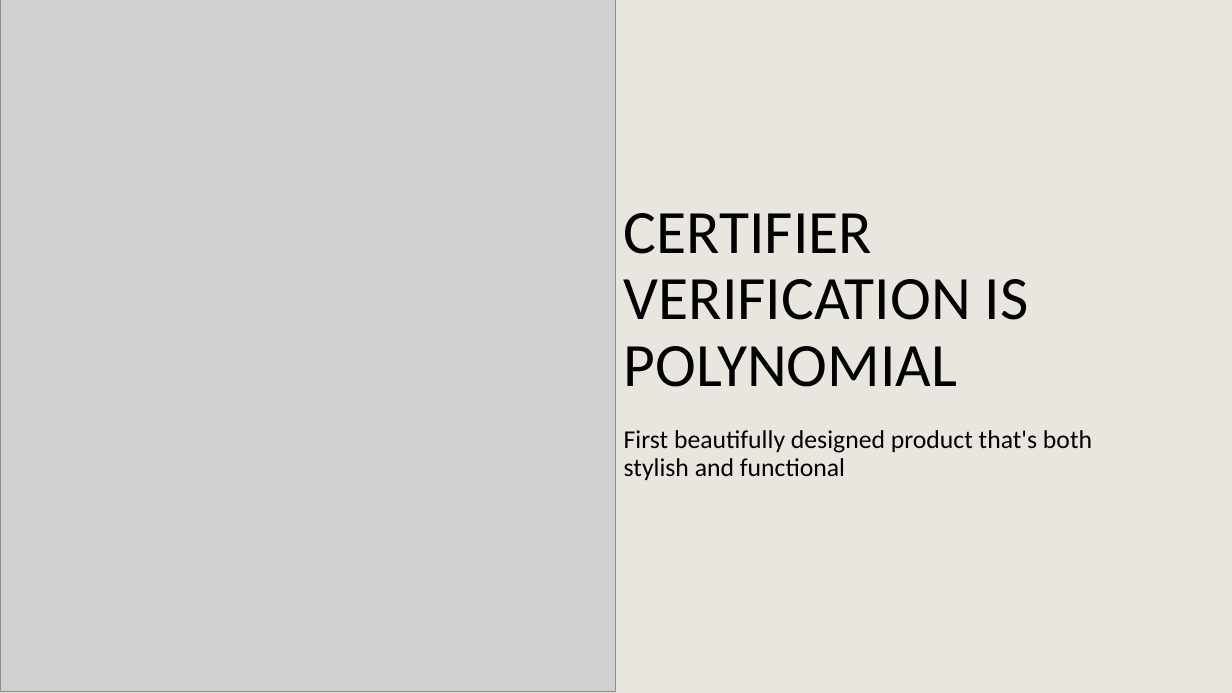
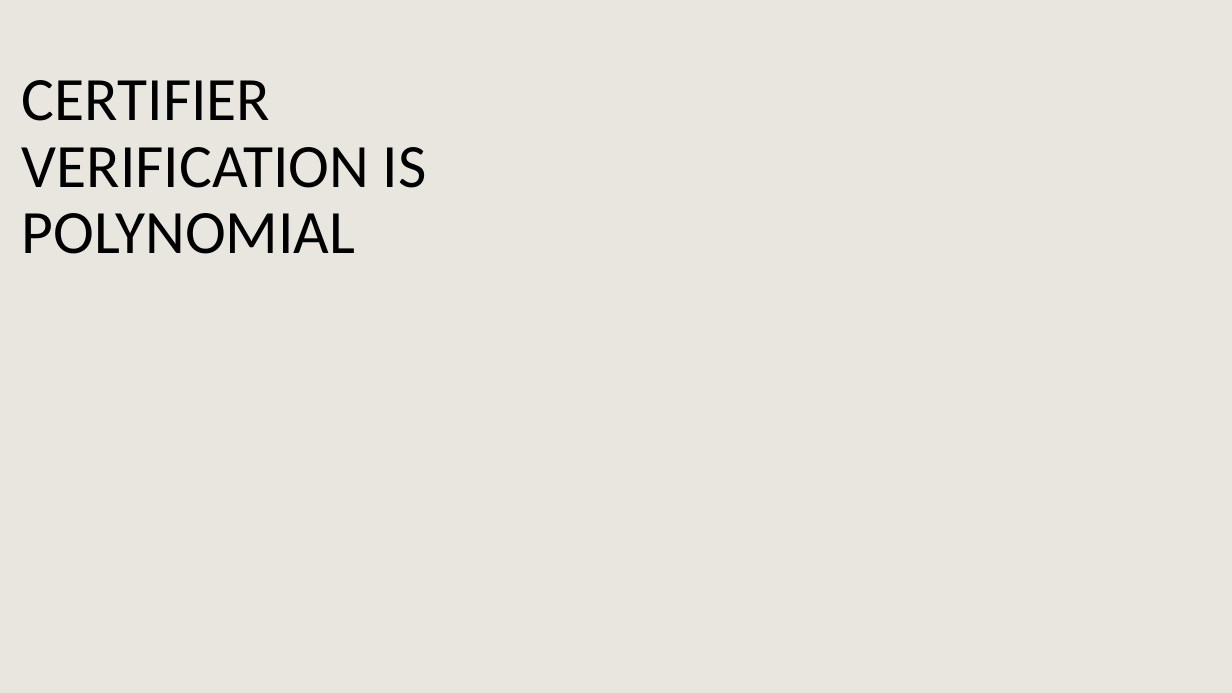
Before and after one commit to PictureOfGray/CS412-Team-NAME, a slide deck: slide 4 of presentations/TeamNAMETSP.pptx (slide 3 before the commit). Drawn at 1232x693 pixels with LibreOffice and Linux fonts; fonts in the diff are those of the drawing; grey boxes stand for pictures; background and template pictures are left out. Boxes give left, top, right and bottom in pixels: in the first picture for what was removed or moved away, otherwise in the second. Text is boxed around its words. In the diff, an @@ line names an element or a change of style, - is before the commit and + after.

```diff
--- a/presentations/TeamNAMETSP.pptx
+++ b/presentations/TeamNAMETSP.pptx
@@ picture removed at [0,0,616,692] @@
@@ title "CERTIFIER VERIFICATION IS POLYNOMIAL": place and size @@
-title "CERTIFIER VERIFICATION IS POLYNOMIAL" at [624,213,1029,387]
+title "CERTIFIER VERIFICATION IS POLYNOMIAL" at [22,80,427,254]
@@ text removed at [624,430,1092,480] @@
-First beautifully designed product that's both stylish and functional
```
Also in this commit, not shown: 3 other slides changed, 3 slides added, 2 slides removed.
